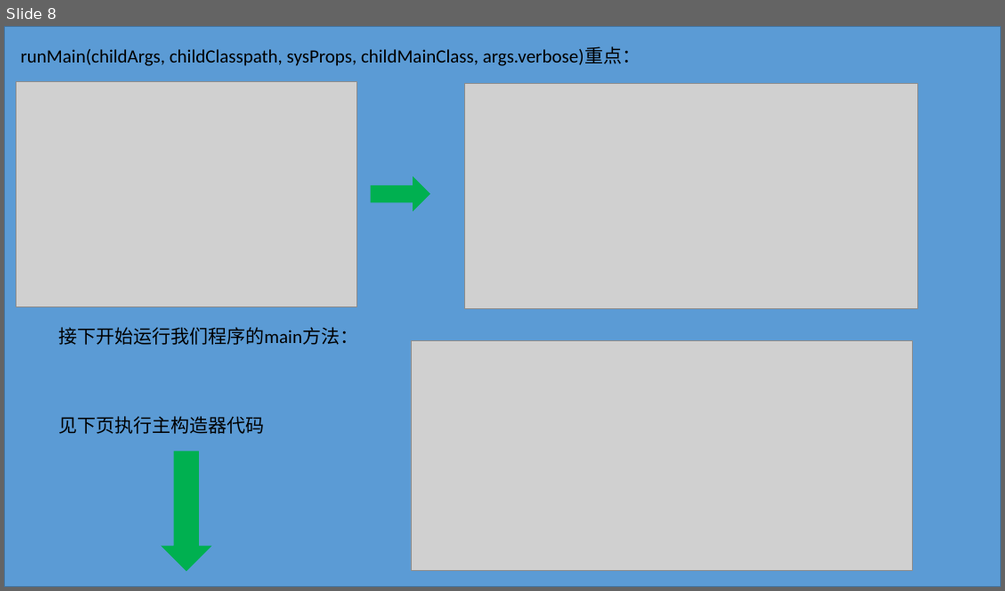
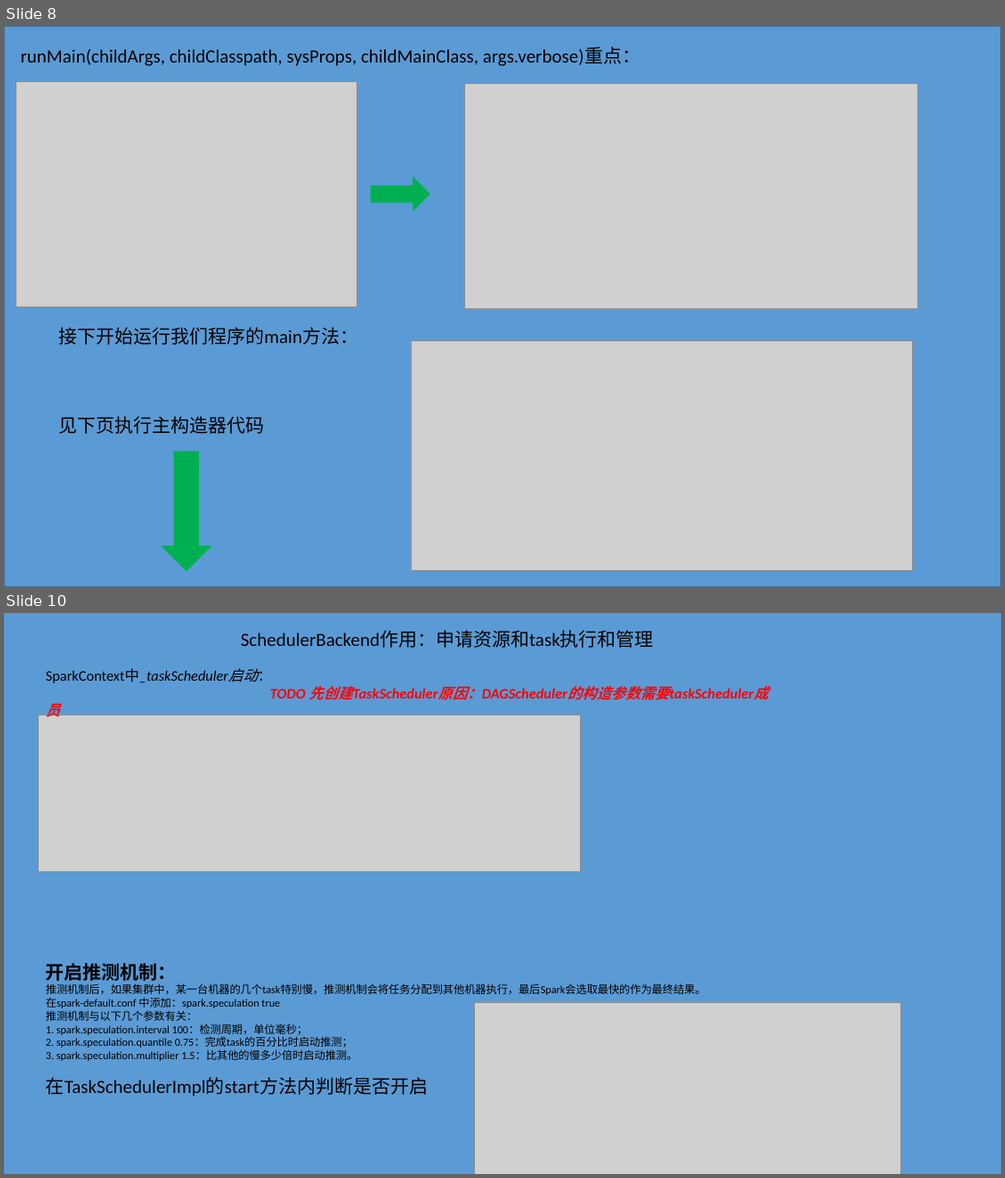
Before and after one commit to Dax1n/Spark2.1.0, a slide deck: Spark阅读源码的笔记.pptx. Shown one above the other, each under a label of ours: slide 8 before the commit, slides 8 and 10 after it; the slides between them are not shown. The pictures are 1005x591 and 1005x1178 pixels, drawn with LibreOffice and Linux fonts; fonts in the diff are those of the drawing; grey boxes stand for pictures. Boxes give left, top, right and bottom in pixels: in the first picture for what was removed or moved away, otherwise in the second. Text is boxed around its words. In the diff, an @@ line names an element or a change of style, - is before the commit and + after.

```diff
--- a/Spark阅读源码的笔记.pptx
+++ b/Spark阅读源码的笔记.pptx
@@ slide 10 added at (4,613,1001,1174), background #5B9BD5 @@
@@ text added at (241,630,654,648), 18 pt, text #000000 @@
+SchedulerBackend作用：申请资源和task执行和管理
@@ text added at (46,669,353,700), 14 pt, text #FF0000, bold, italic @@
+SparkContext中_taskScheduler启动：
+TODO 先创建TaskScheduler原因：DAGScheduler的构造参数需要taskScheduler成员
@@ picture added at (39,714,581,872) @@
@@ text added at (46,963,706,1096), 10.5 pt, text #000000 @@
+开启推测机制：
+推测机制后，如果集群中，某一台机器的几个task特别慢，推测机制会将任务分配到其他机器执行，最后Spark会选取最快的作为最终结果。
+在spark-default.conf 中添加：spark.speculation true
+推测机制与以下几个参数有关：
+1. spark.speculation.interval 100：检测周期，单位毫秒；
+2. spark.speculation.quantile 0.75：完成task的百分比时启动推测；
+3. spark.speculation.multiplier 1.5：比其他的慢多少倍时启动推测。
+在TaskSchedulerImpl的start方法内判断是否开启
@@ picture added at (475,1003,901,1174) @@
```
Also in this commit, not shown: 1 slide changed, 3 other slides added, 13 other files.
